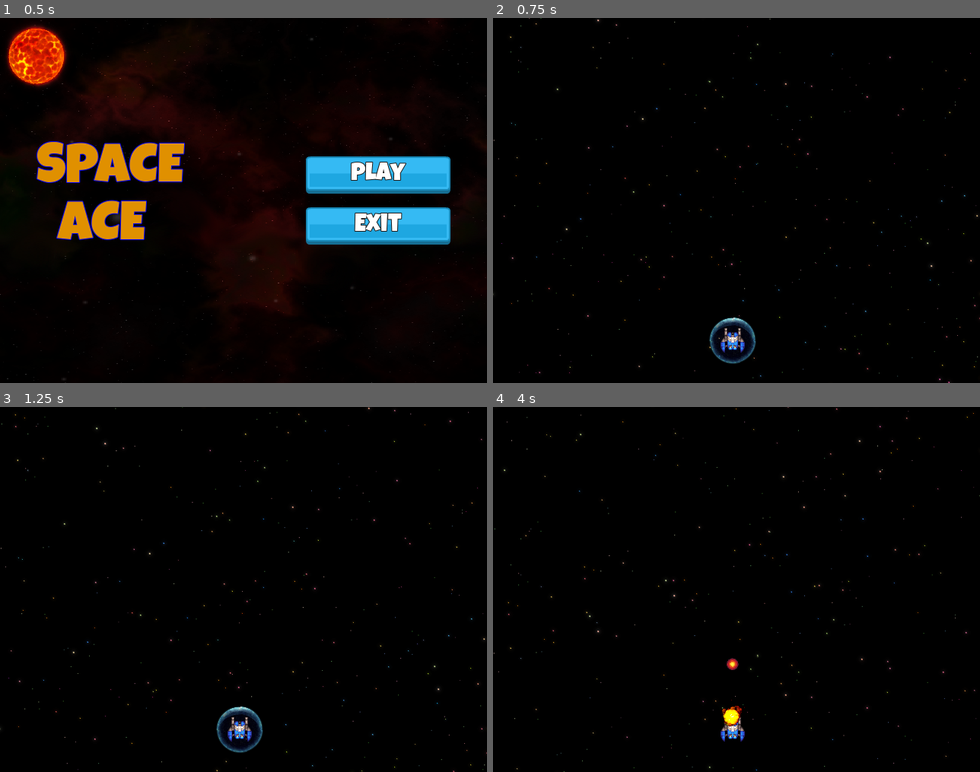
Above: before the commit, frames 1-4 (two rows, left to right).
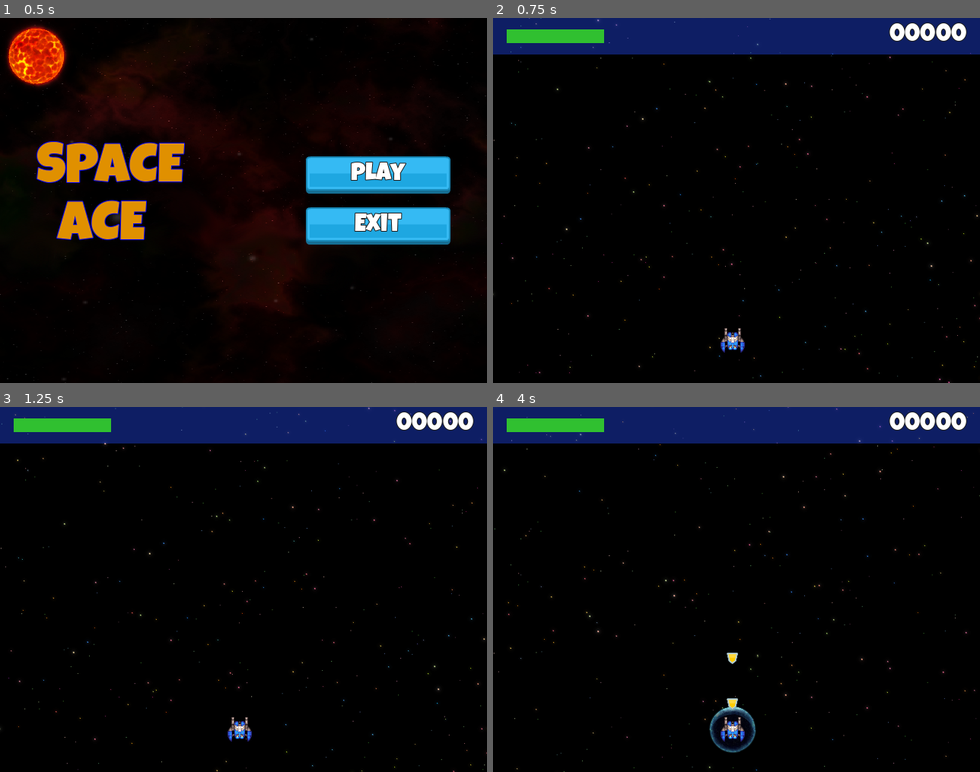
Above: after the commit, the same moments.

Repository: Babrakov/space-ace
Game: Godot game, scene res://Scenes/Main/Main.tscn
Same seed, same stepped clock (60 frames per second), same inputs: the game is played once before the commit and once after it.
Inputs:
- Up to frame 1 (0.5 s): no input
- Up to frame 2 (0.75 s): click "Play" at 0.5 s
- Up to frame 3 (1.25 s): no input
- Up to frame 4 (4 s): tap T (test) every 0.75 s from 1.35 to 3.6 s

Frame 1 is identical in both runs. In frame 2, 10% of the frame differs, in the area x 0-100%, y 0-95%; in frame 3, 10%; in frame 4, 11%.

Commit message:
Health Bar

Diff:
--- /dev/null
+++ b/Scenes/GameUi/GameUi.gd
@@ -0,0 +1 @@
+extends Control
--- /dev/null
+++ b/Scenes/GameUi/GameUi.tscn
@@ -0,0 +1,44 @@
+[gd_scene load_steps=4 format=3 uid="uid://bq8j7jw0vq8j6"]
+
+[ext_resource type="PackedScene" uid="uid://dpbjjg3c1uc6u" path="res://Scenes/HealthBar/HealthBar.tscn" id="1_anb74"]
+[ext_resource type="Script" uid="uid://cwhi17lbkvu2u" path="res://Scenes/GameUi/GameUi.gd" id="1_anolp"]
+[ext_resource type="LabelSettings" uid="uid://dqnip3hcmvman" path="res://Resources/lg_white_32.tres" id="2_anolp"]
+
+[node name="GameUi" type="Control"]
+layout_mode = 3
+anchors_preset = 15
+anchor_right = 1.0
+anchor_bottom = 1.0
+grow_horizontal = 2
+grow_vertical = 2
+script = ExtResource("1_anolp")
+
+[node name="ColorRect" type="ColorRect" parent="."]
+custom_minimum_size = Vector2(0, 48)
+layout_mode = 1
+anchors_preset = 10
+anchor_right = 1.0
+grow_horizontal = 2
+color = Color(0.137255, 0.298039, 1, 0.392157)
+
+[node name="MarginContainer" type="MarginContainer" parent="ColorRect"]
+layout_mode = 1
+anchors_preset = 15
+anchor_right = 1.0
+anchor_bottom = 1.0
+grow_horizontal = 2
+grow_vertical = 2
+theme_override_constants/margin_left = 18
+theme_override_constants/margin_right = 18
+
+[node name="HealthBar" parent="ColorRect/MarginContainer" instance=ExtResource("1_anb74")]
+custom_minimum_size = Vector2(128, 18)
+layout_mode = 2
+size_flags_horizontal = 0
+size_flags_vertical = 4
+
+[node name="Label" type="Label" parent="ColorRect/MarginContainer"]
+layout_mode = 2
+size_flags_horizontal = 8
+text = "00000"
+label_settings = ExtResource("2_anolp")
--- /dev/null
+++ b/Scenes/HealthBar/HealthBar.gd
@@ -0,0 +1,37 @@
+extends TextureProgressBar
+
+class_name HealthBar
+
+signal died
+
+const COLOR_DANGER: Color = Color("#cc0000")
+const COLOR_MIDDLE: Color = Color("#ff9900")
+const COLOR_GOOD: Color = Color("#33cc33")
+
+@export var level_low: int = 30
+@export var level_med: int = 65
+@export var start_health: int = 100
+@export var max_health: int = 100
+
+# Called when the node enters the scene tree for the first time.
+func _ready() -> void:
+	max_value = max_health
+	value = start_health
+	set_color()
+
+func set_color() -> void:
+	if value < level_low:
+		tint_progress = COLOR_DANGER
+	elif value < level_med:
+		tint_progress = COLOR_MIDDLE
+	else:
+		tint_progress = COLOR_GOOD
+
+func incr_value(v: int) -> void:
+	value += v
+	if value <= 0:
+		died.emit()
+	set_color()
+
+func take_damage(v: int) -> void:
+	incr_value(-v)
--- /dev/null
+++ b/Scenes/HealthBar/HealthBar.tscn
@@ -0,0 +1,14 @@
+[gd_scene load_steps=4 format=3 uid="uid://dpbjjg3c1uc6u"]
+
+[ext_resource type="Texture2D" uid="uid://bguk5hv0msnqt" path="res://assets/ui/progress_ph.png" id="1_0bnvf"]
+[ext_resource type="Texture2D" uid="uid://dew6h5ci3lnpk" path="res://assets/ui/square_shadow.png" id="1_r0fvj"]
+[ext_resource type="Script" uid="uid://c43wb6gshc22q" path="res://Scenes/HealthBar/HealthBar.gd" id="3_pdsbb"]
+
+[node name="HealthBar" type="TextureProgressBar"]
+offset_right = 48.0
+offset_bottom = 48.0
+value = 75.0
+nine_patch_stretch = true
+texture_under = ExtResource("1_r0fvj")
+texture_progress = ExtResource("1_0bnvf")
+script = ExtResource("3_pdsbb")
--- a/Scenes/Level/Level.gd
+++ b/Scenes/Level/Level.gd
@@ -2,9 +2,13 @@
 
 func _unhandled_input(event: InputEvent) -> void:
 	if Input.is_action_just_pressed("test"):
-		SignalHub.emit_on_create_bullet(
+		#SignalHub.emit_on_create_bullet(
+			#Vector2(315,300),
+			#Vector2.DOWN,
+			#100.0,
+			#BulletBase.BulletType.Bomb
+		#)
+		SignalHub.emit_on_create_powerup(
 			Vector2(315,300),
-			Vector2.DOWN,
-			100.0,
-			BulletBase.BulletType.Bomb
+		   PowerUp.PowerUpType.Shield
 		)
--- a/Scenes/Level/Level.tscn
+++ b/Scenes/Level/Level.tscn
@@ -6,6 +6,7 @@
 [ext_resource type="PackedScene" uid="uid://cs7twesq7bmwk" path="res://Scenes/Player/Player.tscn" id="3_4dwx7"]
 [ext_resource type="PackedScene" uid="uid://c8pkpg6y6ly4y" path="res://Scenes/ObjectMaker/ObjectMaker.tscn" id="4_k2uda"]
 [ext_resource type="AudioStream" uid="uid://t0l7khnjnye0" path="res://assets/sounds/loops/Mercury.wav" id="5_ksici"]
+[ext_resource type="PackedScene" uid="uid://bq8j7jw0vq8j6" path="res://Scenes/GameUi/GameUi.tscn" id="7_8gphe"]
 
 [node name="Level" type="Node2D"]
 script = ExtResource("1_ksici")
@@ -23,3 +24,7 @@
 stream = ExtResource("5_ksici")
 volume_db = -10.0
 autoplay = true
+
+[node name="CanvasLayer" type="CanvasLayer" parent="."]
+
+[node name="GameUi" parent="CanvasLayer" instance=ExtResource("7_8gphe")]
--- a/Scenes/Player/Player.gd
+++ b/Scenes/Player/Player.gd
@@ -5,6 +5,7 @@
 const GROUP_NAME: String = "Player"
 
 @onready var sprite_2d: Sprite2D = $Sprite2D
+@onready var shield: Shield = $Shield
 
 # Called when the node enters the scene tree for the first time.
 func _ready() -> void:
@@ -19,4 +20,7 @@
 
 
 func _on_area_entered(area: Area2D) -> void:
-	pass # Replace with function body.
+	if area is PowerUp:
+		match area.power_up_type:
+			PowerUp.PowerUpType.Shield:
+				shield.enable_shield()
--- a/Scenes/Shield/Shield.gd
+++ b/Scenes/Shield/Shield.gd
@@ -12,7 +12,7 @@
 
 # Called when the node enters the scene tree for the first time.
 func _ready() -> void:
-	enable_shield()
+	disable_shield()
 
 func enable_shield() -> void:
 	animation_player.play("RESET")
@@ -22,12 +22,10 @@
 	SpaceUtils.toggle_area2d(self, true)
 	sound.play()
 
-
 func disable_shield() -> void:
 	timer.stop()
 	hide()
 	SpaceUtils.toggle_area2d(self, false)
-
 
 func hit() -> void:
 	animation_player.play("hit")
@@ -35,10 +33,8 @@
 	if _health <= 0:
 		disable_shield()
 
-
 func _on_timer_timeout() -> void:
 	disable_shield()
 
-
 func _on_area_entered(area: Area2D) -> void:
 	hit()
--- a/Scenes/Shield/Shield.tscn
+++ b/Scenes/Shield/Shield.tscn
@@ -59,7 +59,7 @@
 shape = SubResource("CircleShape2D_sngbc")
 
 [node name="Timer" type="Timer" parent="."]
-wait_time = 3.0
+wait_time = 5.0
 one_shot = true
 
 [node name="Sound" type="AudioStreamPlayer2D" parent="."]
Not shown, added: Scenes/GameUi/GameUi.gd.uid
Not shown, added: Scenes/HealthBar/HealthBar.gd.uid
Not shown: 1 places in Scenes/Level/Level.tscn that only renumber resources
